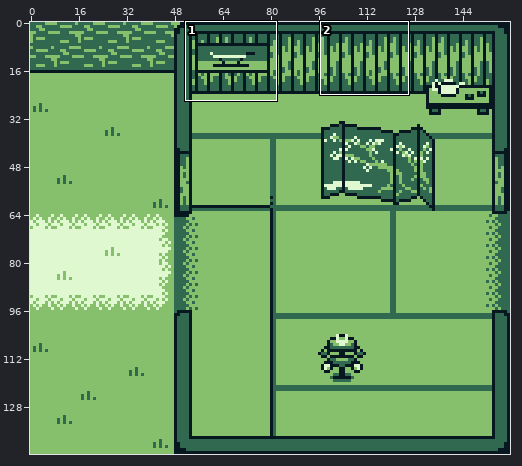
File history of a sprite sheet, assets/backgrounds/Chief_Entrance.png. The picture above shows the old version from afar; the outline marks the close-up.
Close-up. As it was:
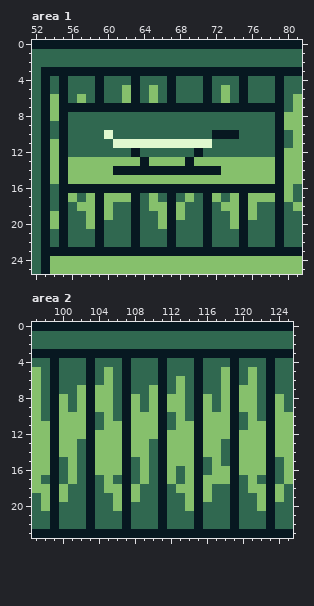
The file is 160x144 pixels. Shown: area 1: x 52..81, y 0..25; area 2: x 97..125, y 0..23.
After the commit:
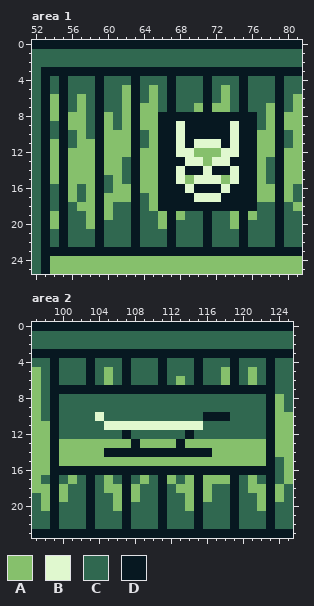
Palette (. is transparent): A #86c06c  B #e0f8cf  C #306850  D #071821
The edit:
Changed rows in their new state; - is an unchanged pixel.
Area 1:
first column x 56:
 7 CAC-CCA-AAC-CCA-AAC-CCA
 8 AA-DA-ADAADDDDDDDDDDD-A
 9 AA-DA-ADAADDBDDDDDBDD-A
10 -A-DAAAD-ADDBDDD--BDDAA
11 -AADAAADCADD-D--BDBDDAA
12 AAADAAA-AADDBBAAABBDDAA
13 ---D--CDA-DDDBB-BBDDD-C
14 ---D-AC-AA--B--B-DBDD-C
15 ---DC-CD--DDB-BBB-BDD-C
16 ACA-CAA-AA---B---B---AA
17 ----------D-DDBBBDD-D--
18 ----------D-DDD-DDD-D--
Area 2:
first column x 100:
 7 DDD-DDD-DDD-DDD-DDD-DDD
 8 C-CCCC-CC-CCCC-CC-CCCC-
 9 C-CCCC-CC-CCCC-CC-CCCC-
10 CCCCBC-CCCCC-C-CDDDC-C-
11 CCCC-BBBBBBBBBBBCCCC-CC
12 CCCCCCC-CCCCCCDCCCCCCCC
13 --AA---AD-AA-D-A--AA---
14 --AA-DD-DDD-DDD-D-AA---
15 A-AA---AA-AA---AA-AA---
16 DDD-DDD-DDD-DDD-DDD-DDD
Pixel boxes of the changes (left, top, right, bottom) in both close-ups:
changed: (68, 103, 275, 211)
changed: (59, 385, 266, 475)
